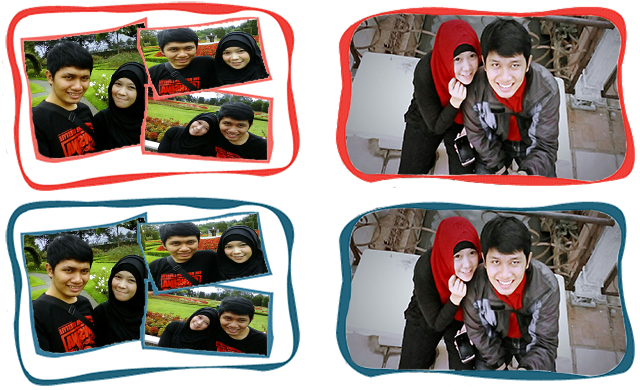
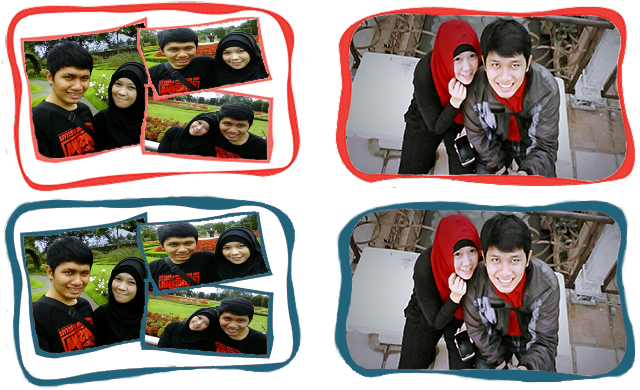
The second 640px x 390px image is a revision of the first. Changes to its layers:
added layer "All Frame Red" above "AlL Frame Blue" over [0, 194, 636, 389]
added layer "AlL Frame Blue" above "Frame" over [0, 1, 635, 386]
